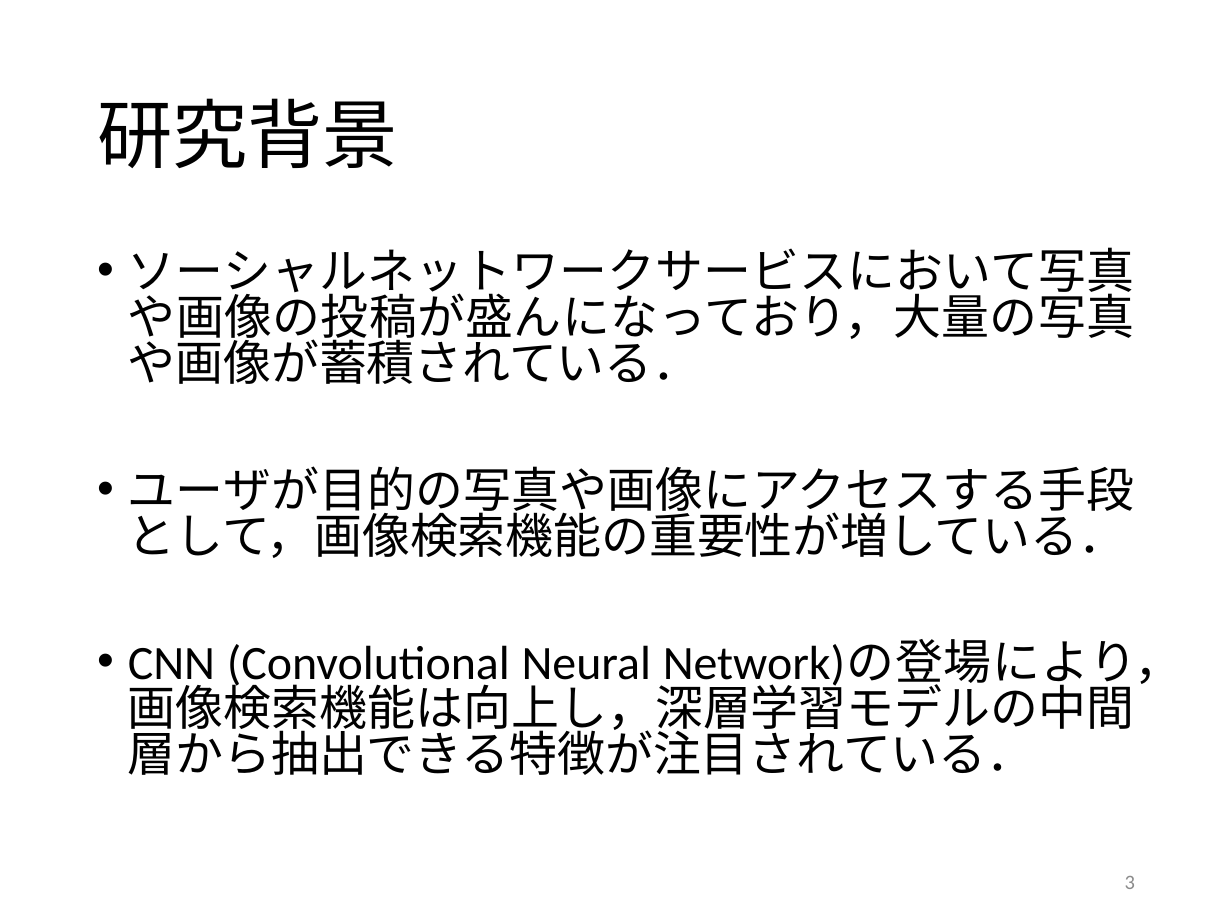
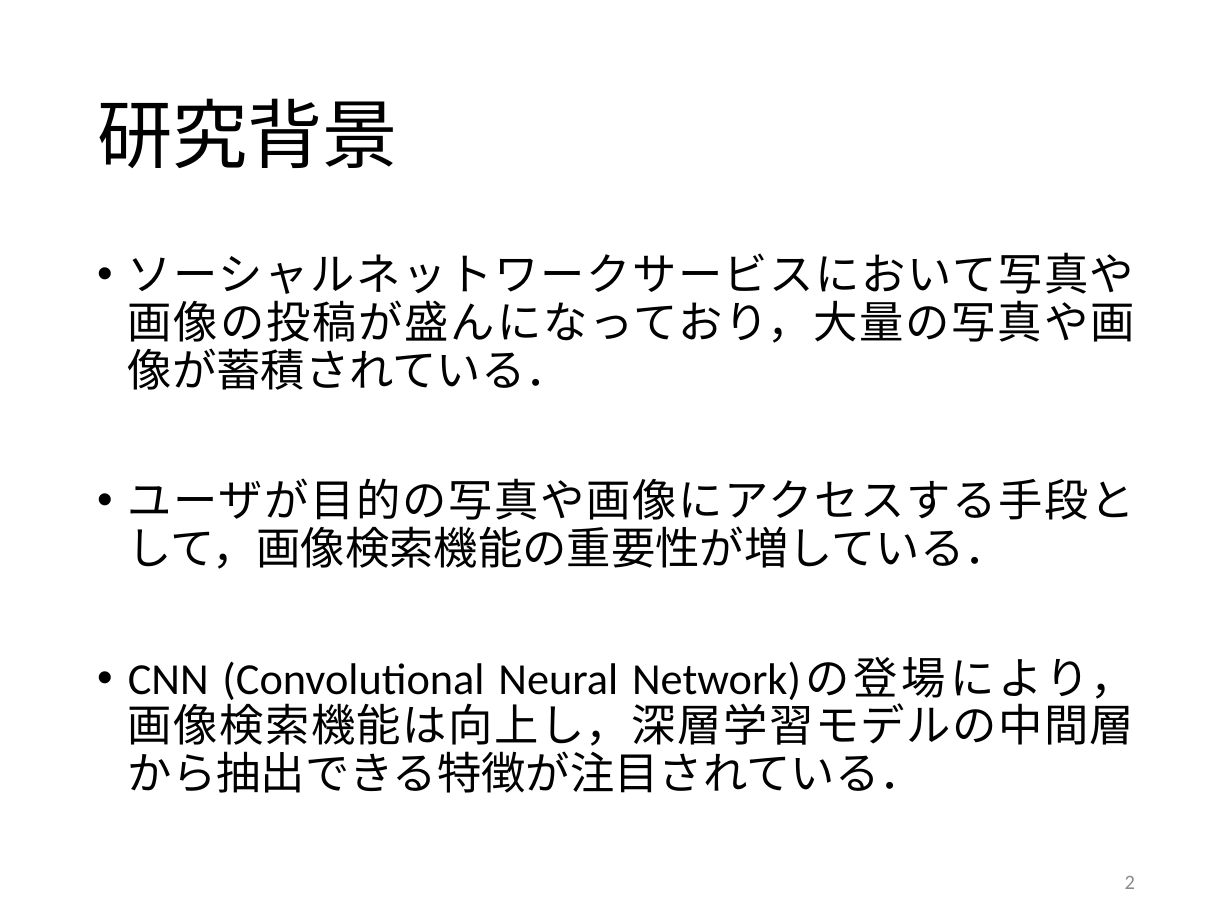
Before and after one commit to kait-takanolab/1821005-yoshioka-thesis, a slide deck: slide 2 of 卒研発表/卒論発表0119.pptx (slide 3 before the commit). Drawn at 1232x924 pixels with LibreOffice and Linux fonts; fonts in the diff are those of the drawing. Boxes give left, top, right and bottom in pixels: in the first picture for what was removed or moved away, otherwise in the second. Text is boxed around its words. In the diff, an @@ line names an element or a change of style, - is before the commit and + after.

```diff
--- a/卒研発表/卒論発表0119.pptx
+++ b/卒研発表/卒論発表0119.pptx
@@ text "ソーシャルネットワークサービスにおいて写真や画像の投稿が盛んになっており，大量の写真や画像が蓄積されている．" at [128,252,1135,793]: size 28 to 25.9 pt; line spacing 0.8 to 0.9 @@
@@ page number at [1125,876,1135,889]: text changed @@
-3
+2
```
Also in this commit, not shown: 7 other slides changed, 1 slide added.
